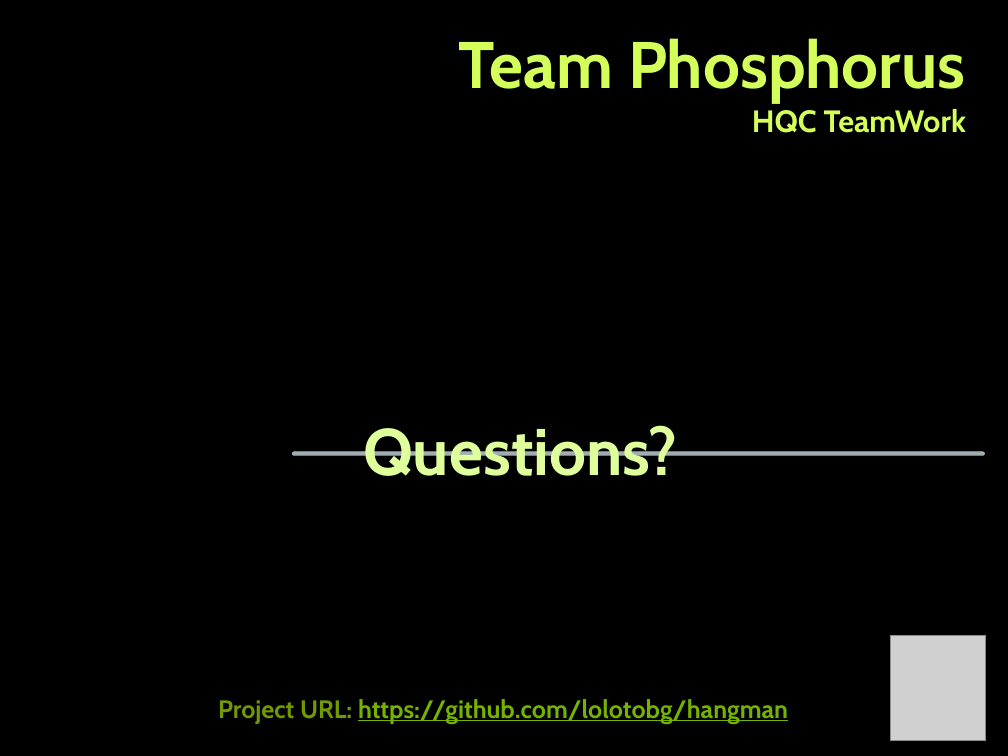
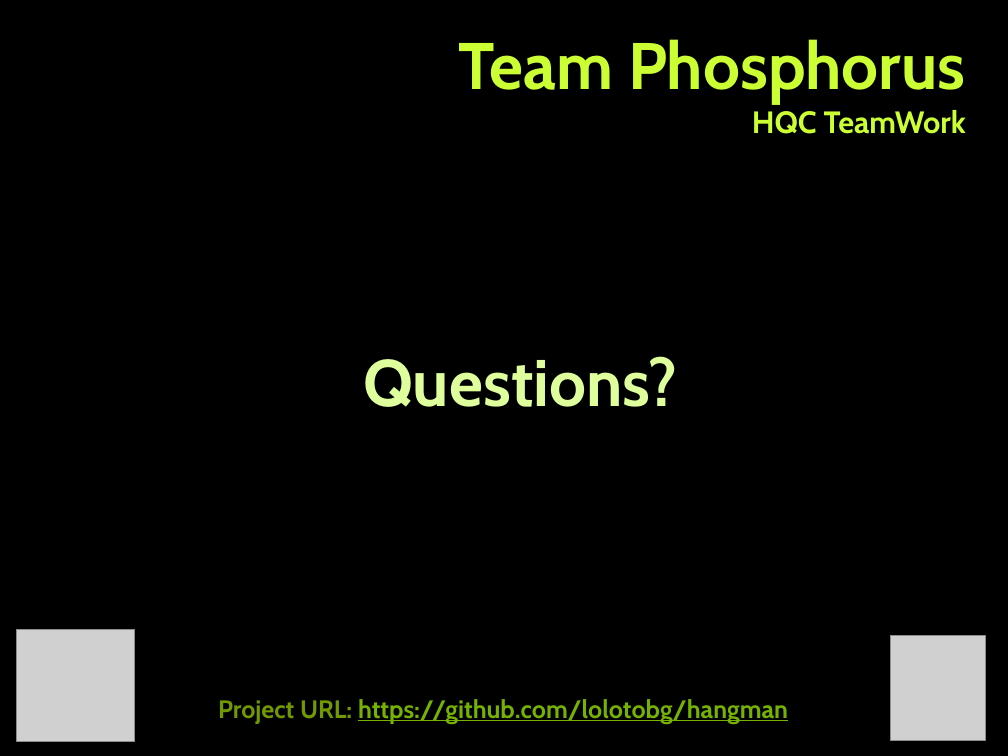
Before and after one commit to lolotobg/hangman, a slide deck: slide 6 of Docs/Phosphorus-Hangman.pptx. Drawn at 1008x756 pixels with LibreOffice and Linux fonts; fonts in the diff are those of the drawing; grey boxes stand for pictures; background and template pictures are left out. Boxes give left, top, right and bottom in pixels: in the first picture for what was removed or moved away, otherwise in the second. Text is boxed around its words. In the diff, an @@ line names an element or a change of style, - is before the commit and + after.

```diff
--- a/Docs/Phosphorus-Hangman.pptx
+++ b/Docs/Phosphorus-Hangman.pptx
@@ text "Team Phosphorus HQC TeamWork" at [458, 39, 966, 134]: text colour #D4FF5B to #CCFF33; vertical alignment bottom to middle @@
@@ text "Questions?": place and size @@
-text "Questions?" at [363, 425, 678, 476]
+text "Questions?" at [363, 356, 678, 407]
@@ line removed from (294, 454) to (983, 454) @@
@@ line removed from (294, 454) to (983, 454) @@
@@ picture added at [17, 630, 135, 741] @@
```
Also in this commit, not shown: 6 other slides changed, 4 other files.
